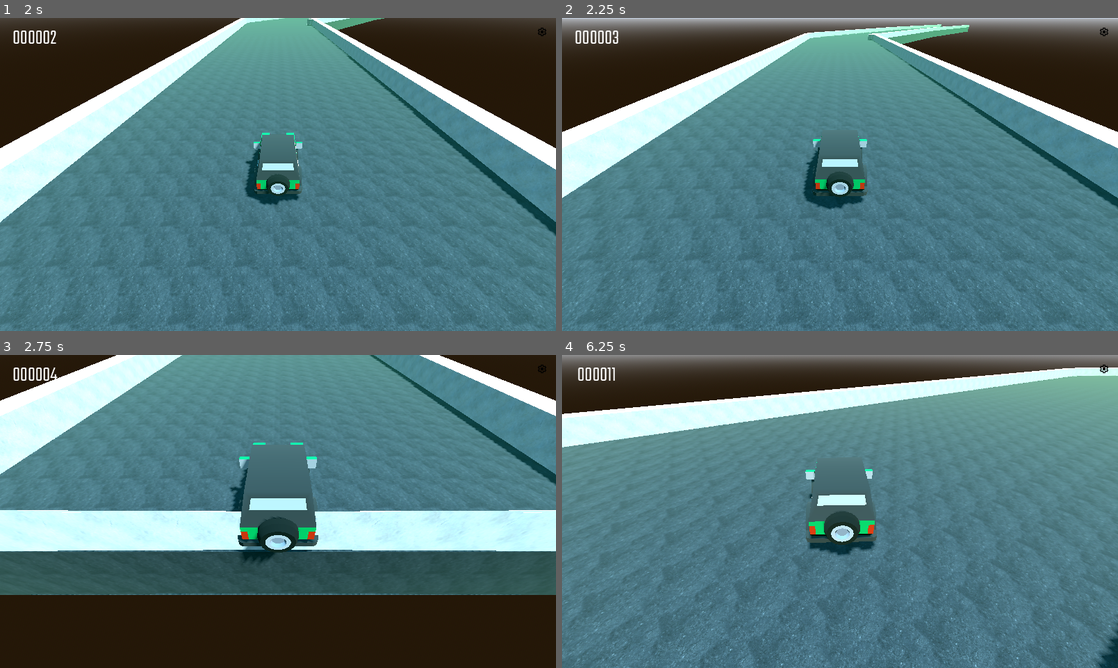
Above: before the commit, frames 1-4 (two rows, left to right).
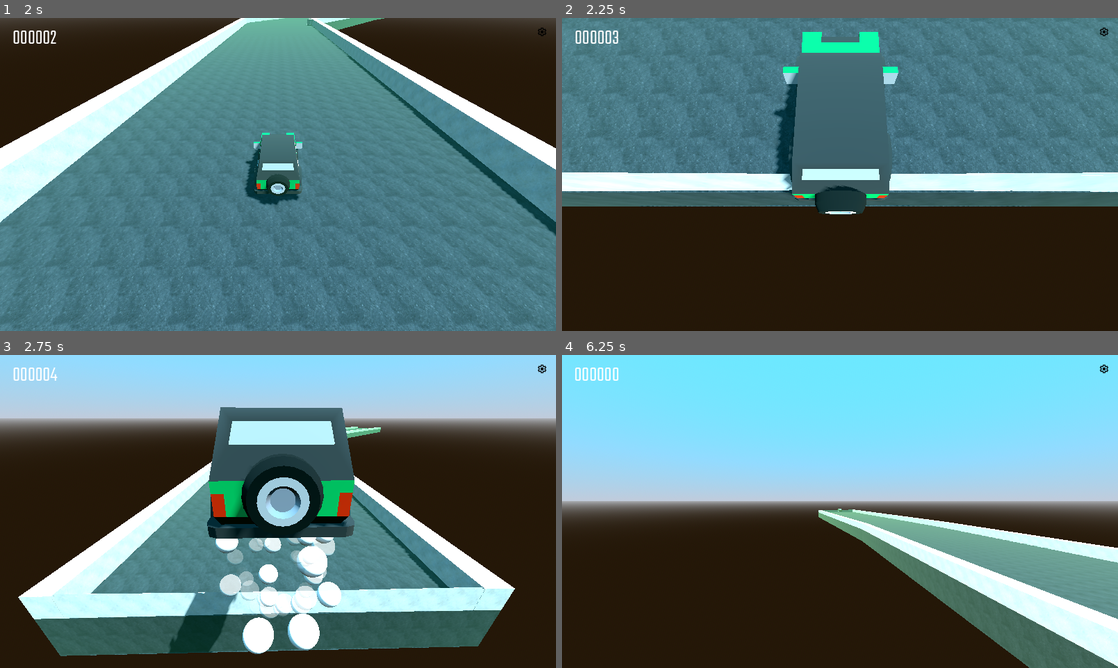
Above: after the commit, the same moments.

Repository: vachanbhogi/drive
Game: Godot game, scene res://Title/title.tscn
Two runs of this game, one before a commit and one after it. Both use one fixed random seed, a clock stepped at 60 frames per second and the inputs below.
Inputs:
- Up to frame 1 (2 s): click "PLAY" at 0.5 s; hold D (steer_right) from 1.28 s (still down)
- Up to frame 2 (2.25 s): release D (steer_right) at 2.03 s; hold S (brake) from 2.03 s (still down)
- Up to frame 3 (2.75 s): keep holding S (brake)
- Up to frame 4 (6.25 s): release S (brake) at 2.78 s; hold D (steer_right) 2.78-3.53 s; hold W (accelerate) 3.53-4.28 s; hold A (steer_left) 4.28-5.78 s; hold S (brake) from 5.78 s (still down)

Frame 1 is identical in both runs. In frame 2, 85% of the frame differs, in the area x 0-100%, y 0-100%; in frame 3, 90%; in frame 4, 99%.

Commit message:
death

Diff:
--- a/Track/track.gd
+++ b/Track/track.gd
@@ -5,14 +5,28 @@
 var direction = Vector3.FORWARD
 const MAX_POINTS = 5
 const ADD_THRESHOLD_SQUARED = 15000
+const RESET_THRESHOLD_Y = -3  # Adjust this value as needed
 const BATCH_SIZE = 3
 
 @onready var path: Path3D = $Path
 
 func _physics_process(_delta: float) -> void:
+	if not player:
+		return
+
 	var lastPointCount = path.curve.get_point_count()
+
 	if player.global_position.distance_squared_to(path.curve.get_point_position(lastPointCount - 1)) < ADD_THRESHOLD_SQUARED:
 		_add_road()
+
+	if player.global_position.y < RESET_THRESHOLD_Y:
+		reset_track()
+
+func reset_track():
+	path.curve.clear_points()
+	path.curve.add_point(Vector3(0, -2, -5))
+	path.curve.add_point(Vector3(0, -2, 5))
+	direction = Vector3.FORWARD
 
 func _add_road():
 	var excessPoints = path.curve.get_point_count() - MAX_POINTS
--- a/Track/track.tscn
+++ b/Track/track.tscn
@@ -16,7 +16,7 @@
 uv1_triplanar = true
 uv2_triplanar = true
 
-[node name="Track" type="Node"]
+[node name="Track" type="Node3D"]
 script = ExtResource("1_axdhv")
 
 [node name="Path" type="Path3D" parent="."]
--- a/player/player.gd
+++ b/player/player.gd
@@ -1,7 +1,7 @@
 extends RigidBody3D
 
 var sphere_offset = Vector3.DOWN
-var acceleration = 42.0
+var acceleration = 420.0
 var steering = 19.0
 var turn_speed = 4.0
 var turn_stop_limit = 0.75
@@ -10,11 +10,13 @@
 var speed_input = 0
 var turn_input = 0
 
-# Cache frequently accessed nodes
 @onready var car_mesh = $CarMesh
 @onready var body_mesh = $CarMesh/suv2
 @onready var ground_ray = $CarMesh/RayCast3D
 @onready var audio_stream_player = $AudioStreamPlayer3D
+
+@onready var init_pos = global_transform
+
 var particles: GPUParticles3D = null
 
 func _ready():
@@ -22,8 +24,21 @@
 
 func _physics_process(_delta):
 	car_mesh.position = position + sphere_offset
+
+	if position.y < -3:
+		reset_player()
+		return
+
 	if ground_ray.is_colliding():
 		apply_central_force(-car_mesh.global_transform.basis.z * speed_input)
+
+func reset_player():
+	linear_velocity = Vector3.ZERO
+	position = Vector3.ZERO
+	global_rotation = Vector3.ZERO
+	car_mesh.global_rotation = Vector3.ZERO
+	$CarMesh/suv2.global_rotation = Vector3.ZERO
+	get_parent().score = 0
 
 func _process(delta):
 	if not ground_ray.is_colliding() or particles == null:
@@ -47,7 +62,6 @@
 		var xform = align_with_y(car_mesh.global_transform, n)
 		car_mesh.global_transform = car_mesh.global_transform.interpolate_with(xform, 10.0 * delta)
 
-	# Play audio based on speed
 	var speed_ratio = sqrt(linear_velocity_length_squared) / acceleration
 	audio_stream_player.pitch_scale = speed_ratio
 	if linear_velocity_length_squared > 0:
